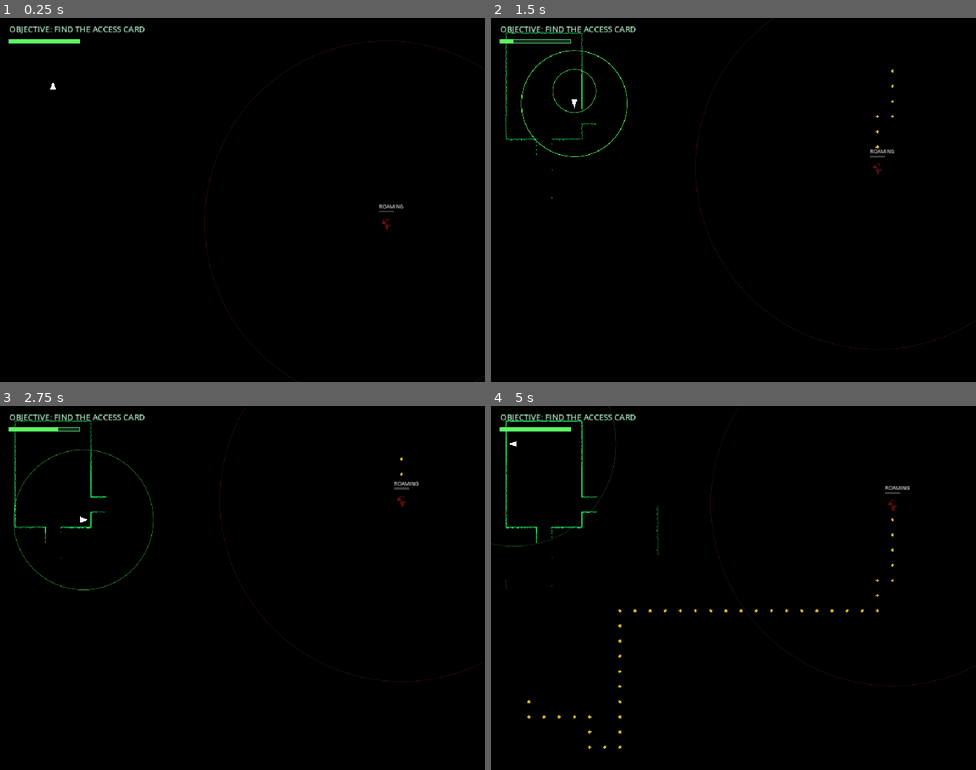
Above: before the commit, frames 1-4 (two rows, left to right).
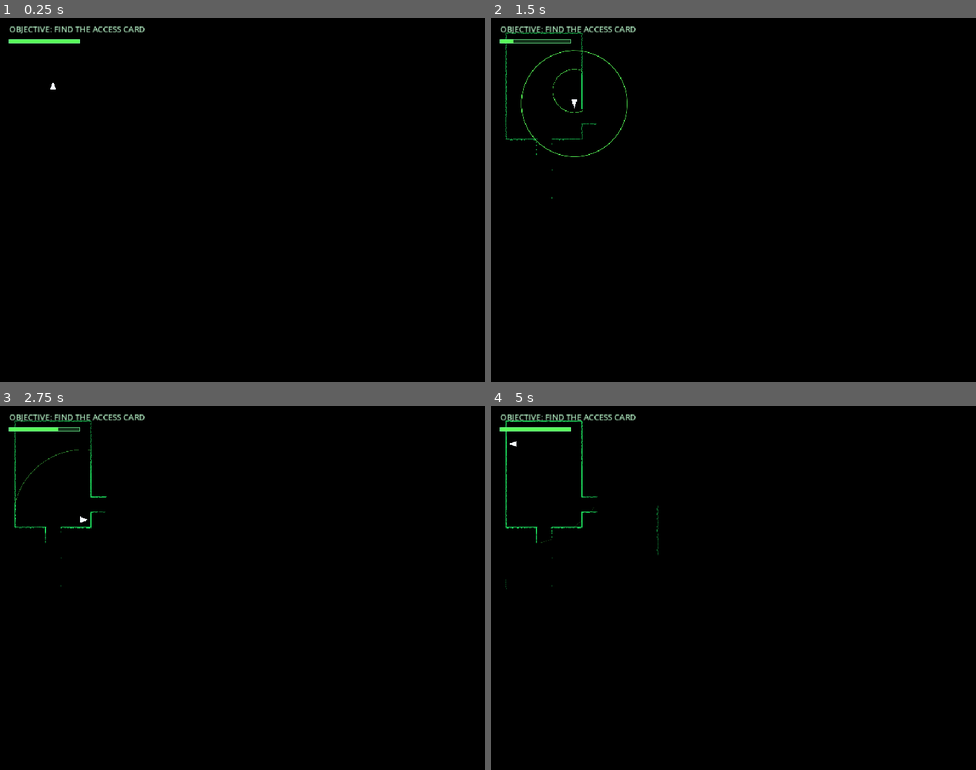
Above: after the commit, the same moments.

Repository: UnderstoodUseYourUsernameHere/Sonar
Game: Godot game, scene res://scenes/main.tscn
Same seed, same stepped clock (60 frames per second), same inputs: the game is played once before the commit and once after it.
Inputs (mouse positions are in pixels of both pictures, inside the frame that each line leads up to):
- Up to frame 1 (0.25 s): no input
- Up to frame 2 (1.5 s): tap Enter at 0.5 s; move the mouse to (840, 181) at 0.52 s; hold Right (move_right) 0.53-1.28 s; tap Space (ping) at 0.6, 1.35 s; click (840, 181) at 0.67 s; move the mouse to (636, 218) at 1.27 s; hold S (move_down) from 1.28 s (still down)
- Up to frame 3 (2.75 s): move the mouse to (291, 507) at 2.02 s; release S (move_down) at 2.03 s; hold Right (move_right) from 2.03 s (still down); tap Alt at 2.1 s; tap Space (ping) at 2.3 s
- Up to frame 4 (5 s): move the mouse to (709, 660) at 2.77 s; release Right (move_right) at 2.78 s; hold W (move_up) 2.78-3.53 s; tap Shift at 2.85 s; click (709, 660) at 2.92 s; tap Space (ping) at 3.05, 3.6, 4.35 s; move the mouse to (879, 642) at 3.52 s; hold Left (move_left) from 3.53 s (still down); move the mouse to (588, 533) at 4.27 s

The runs differ from the first frame. In frame 1, 0.2% of the frame differs, in the area x 42-100%, y 6-100%; in frame 2, 0.3%; in frame 3, 0.4%; in frame 4, 0.5%, in the area x 0-100%, y 0-95%.

Commit message:
feature: sonar wave is now broken by solid objects

Diff:
--- a/scripts/main.gd
+++ b/scripts/main.gd
@@ -110,7 +110,7 @@
 const EXIT_DIM_ALPHA: float = 0.30
 const EXIT_FLASH_DURATION: float = 1.0
 
-const DEBUG_SHOW_MONSTER: bool = true
+const DEBUG_SHOW_MONSTER: bool = false
 
 const MAP_ROWS: Array[String] = [
 	"################################",
@@ -151,6 +151,8 @@
 	var previous_radius: float = 0.0
 	var hits: Array[ScanPoint] = []
 	var next_hit_index: int = 0
+	var wave_directions: PackedVector2Array = PackedVector2Array()
+	var wave_stop_distances: PackedFloat32Array = PackedFloat32Array()
 
 	func _init(start_origin: Vector2, start_cell: Vector2i) -> void:
 		origin = start_origin
@@ -950,9 +952,13 @@
 		var angle: float = angle_offset + TAU * float(ray_index) / SCAN_RAY_COUNT
 		var direction: Vector2 = Vector2.from_angle(angle)
 		var hit: ScanPoint = _cast_scan_ray(pulse.origin, direction, PING_MAX_RADIUS)
+		pulse.wave_directions.append(direction)
 
 		if hit == null:
+			pulse.wave_stop_distances.append(PING_MAX_RADIUS)
 			continue
+
+		pulse.wave_stop_distances.append(hit.distance)
 
 		hit.position += Vector2(
 			scan_rng.randf_range(-SCAN_JITTER, SCAN_JITTER),
@@ -1374,16 +1380,40 @@
 		var life: float = pulse.radius / PING_MAX_RADIUS
 		var alpha: float = 1.0 - life
 
-		draw_arc(
-			pulse.origin,
-			pulse.radius,
-			0.0,
-			TAU,
-			64,
-			Color(PING_RING_COLOR, alpha),
-			PING_RING_WIDTH,
-			true
+		_draw_ping_front(pulse, alpha)
+
+func _draw_ping_front(pulse: SonarPulse, alpha: float) -> void:
+	var segments: PackedVector2Array = PackedVector2Array()
+	var ray_count: int = pulse.wave_directions.size()
+
+	for ray_index in range(ray_count):
+		var next_index: int = (ray_index + 1) % ray_count
+
+		if pulse.radius >= pulse.wave_stop_distances[ray_index]:
+			continue
+
+		if pulse.radius >= pulse.wave_stop_distances[next_index]:
+			continue
+
+		var start: Vector2 = (
+			pulse.origin + pulse.wave_directions[ray_index] * pulse.radius
 		)
+
+		var end: Vector2 = (
+			pulse.origin + pulse.wave_directions[next_index] * pulse.radius
+		)
+
+		segments.append(start)
+		segments.append(end)
+
+	if segments.is_empty():
+		return
+
+	draw_multiline(
+		segments,
+		Color(PING_RING_COLOR, alpha),
+		PING_RING_WIDTH
+	)
 
 func _draw_player() -> void:
 	var forward: Vector2 = Vector2.from_angle(player_draw_angle)
